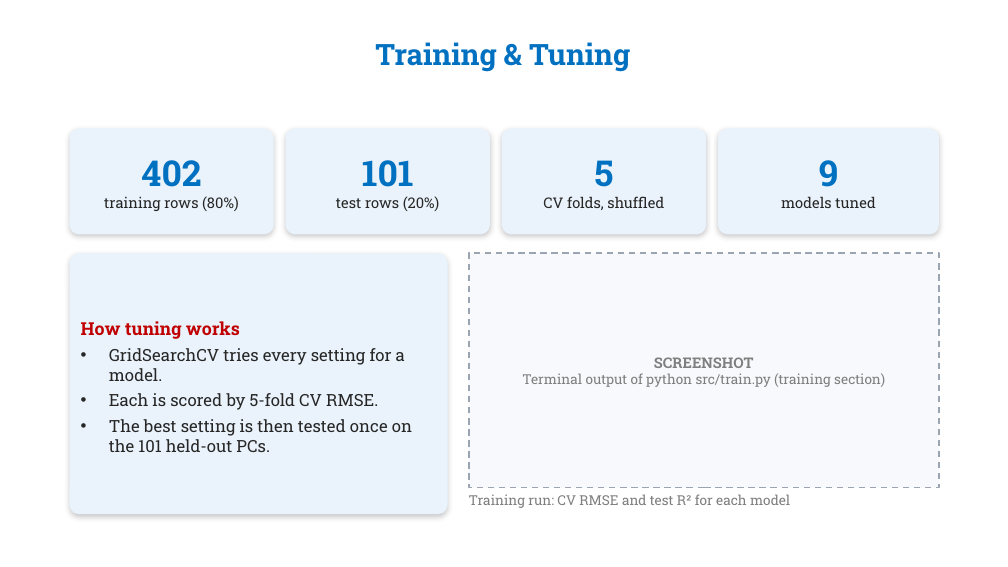
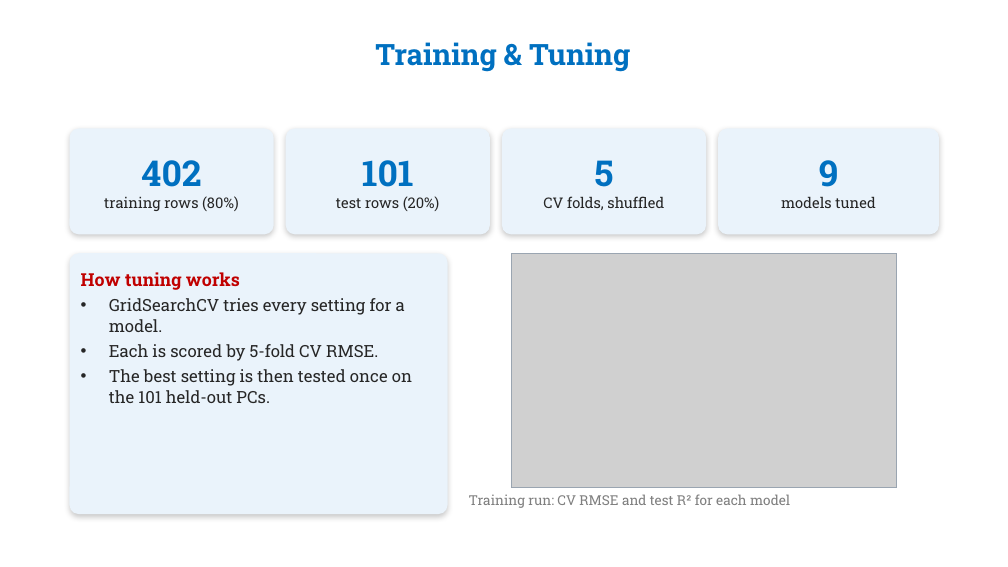
Before and after one commit to Sashankdeva/PC_Performance_Predictor, a slide deck: slide 15 of PC_Performance_Predictor_ML_Review.pptx. Drawn at 1008x567 pixels with LibreOffice and Linux fonts; fonts in the diff are those of the drawing; grey boxes stand for pictures; background and template pictures are left out. Boxes give left, top, right and bottom in pixels: in the first picture for what was removed or moved away, otherwise in the second. Text is boxed around its words. In the diff, an @@ line names an element or a change of style, - is before the commit and + after.

Commit message:
Update project files and models

```diff
--- a/PC_Performance_Predictor_ML_Review.pptx
+++ b/PC_Performance_Predictor_ML_Review.pptx
@@ rounded rectangle "How tuning works" at bbox=[70, 253, 448, 514]: vertical alignment middle to top @@
@@ rectangle removed at bbox=[469, 253, 939, 488] @@
-SCREENSHOT
-Terminal output of python src/train.py (training section)
@@ picture added at bbox=[511, 253, 897, 488] @@
@@ rectangle added at bbox=[511, 253, 897, 488], outline #9AA5B1 0.75 pt @@
```
Also in this commit, not shown: 22 other slides changed, 1 slide added, 4 other files.
